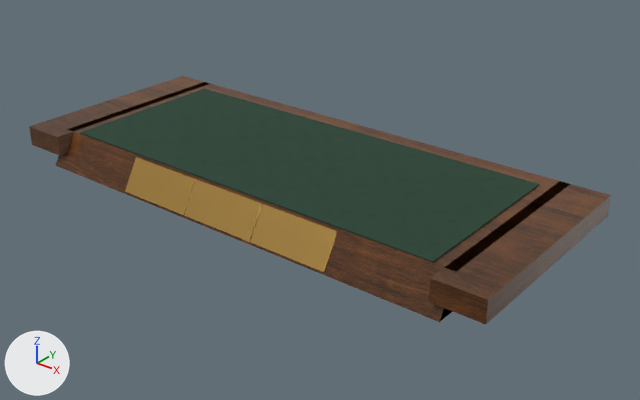
Renders of the glTF model app/src/main/assets/models/base.glb from each side of a commit.
Camera for both pictures: a 50 mm camera at (0.746, -0.875, 0.24) aimed at (0.037, 0.011, -0.309). The lights are fixed; the arrows at lower left show +X, +Y and +Z. The picture after the commit comes second. Vertices at exactly the same position are counted once.

The first picture shows 'base'.
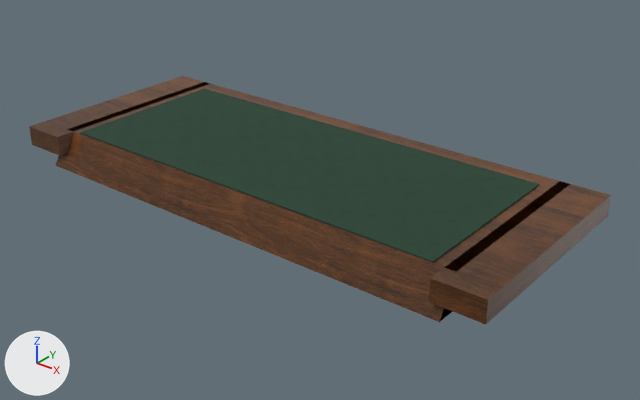
Boxes (x1, y1, x2, y2) around the edits, measured in the pictures (640 x 400 px):
part 1 of me_base, deleted (brown): before (125, 157, 196, 215)
part 2 of me_base, deleted (brown): before (184, 179, 262, 242)
part 3 of me_base, deleted (brown): before (250, 204, 338, 272)

The change, as a diff of the scene's bpy script:
```diff
--- a/app/src/main/assets/models/base.glb.py
+++ b/app/src/main/assets/models/base.glb.py
@@ me_base @@
 # used by ob_base; location = (0.0, 0.0, 0.0)
-me_base.from_pydata(...)  # 256 vertices, 468 faces; spans x -0.395..0.395, y -0.16..0.16, z -0.31..-0.248
+me_base.from_pydata(...)  # 232 vertices, 432 faces; spans x -0.395..0.395, y -0.16..0.16, z -0.31..-0.248
+# me_base part 1: the loose piece of 8 vertices spanning x -0.179..-0.061, y -0.16..-0.133, z -0.297..-0.252 is deleted
+# me_base part 2: the loose piece of 8 vertices spanning x -0.059..0.059, y -0.16..-0.133, z -0.297..-0.252 is deleted
+# me_base part 3: the loose piece of 8 vertices spanning x 0.061..0.179, y -0.16..-0.133, z -0.297..-0.252 is deleted
 me_base.materials.append(mat_walnut)
```
